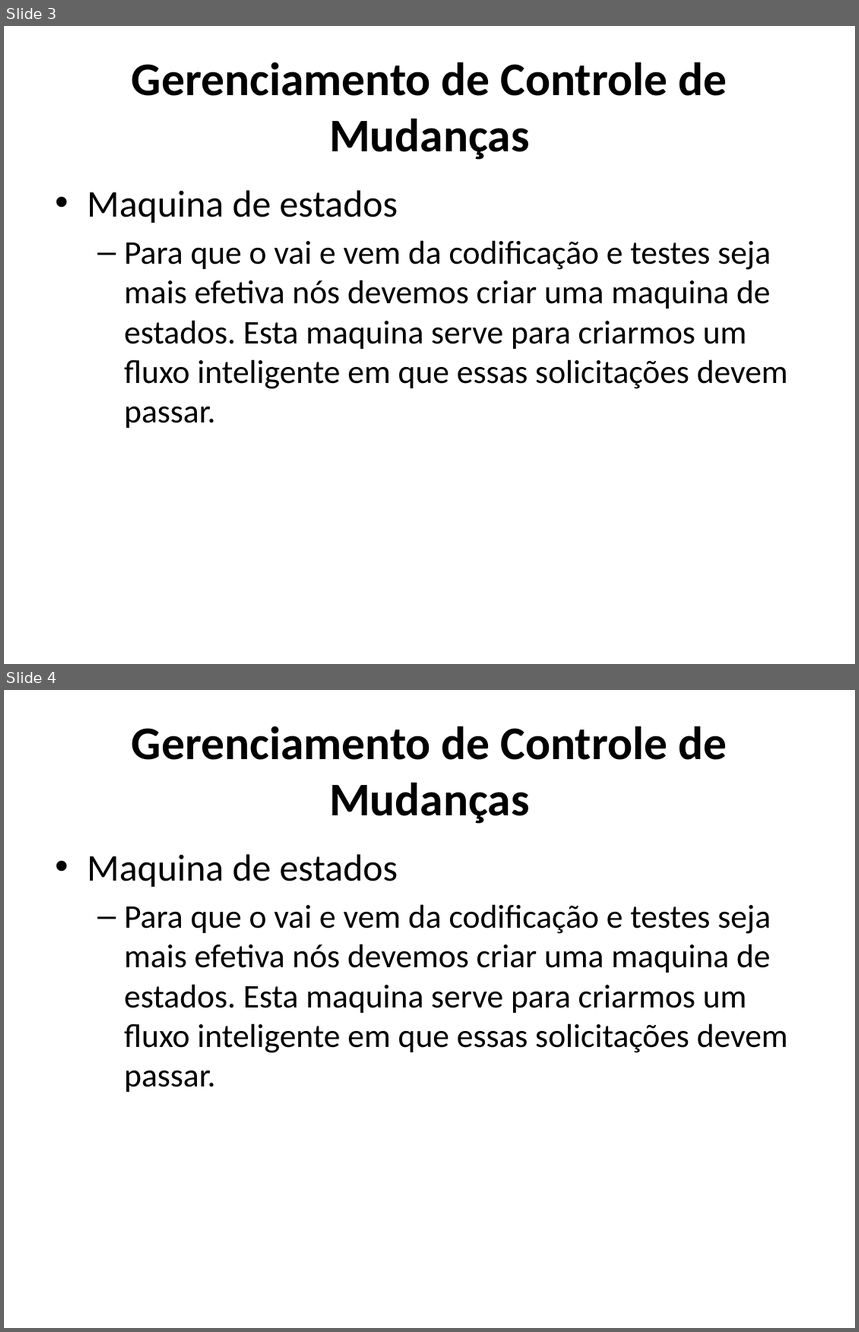
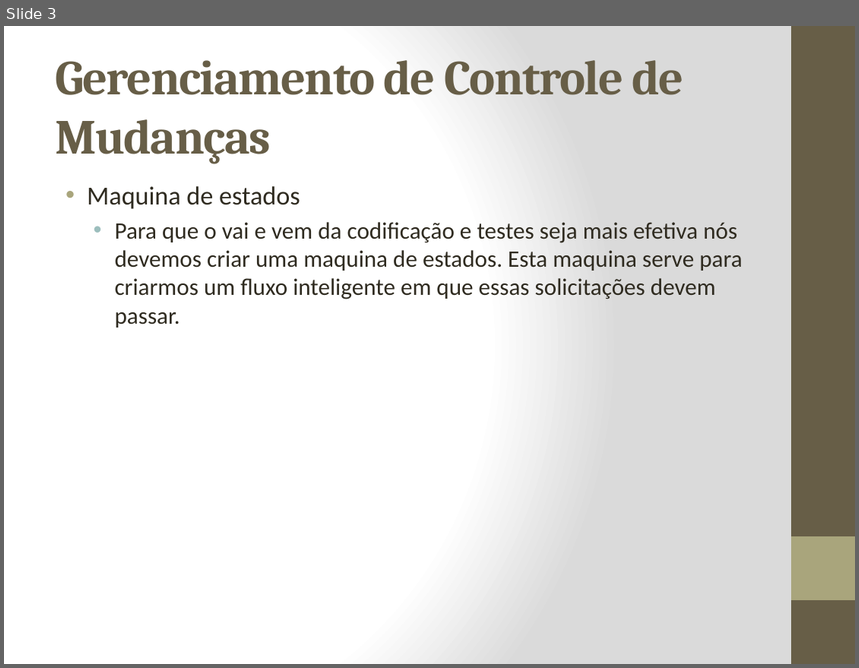
Before and after one commit to carlosneo/dotprojecteap, a slide deck: Dot Project EAP/4. System Management/Gerência de configuração/Gerencia de configuração e mudança de software.pptx. Shown one above the other, each under a label of ours: slides 3 and 4 before the commit, slide 3 after it. The pictures are 859x1332 and 859x668 pixels, drawn with LibreOffice and Linux fonts; fonts in the diff are those of the drawing. Boxes give left, top, right and bottom in pixels: in the first picture for what was removed or moved away, otherwise in the second. Text is boxed around its words. In the diff, an @@ line names an element or a change of style, - is before the commit and + after.

Commit message:
Atualização do documento DPEAP_PGC_20111201.doc       *portugues Atualização do documento Gerencia de configuração e mudança de software.pptx       *mais informações

```diff
--- a/Dot Project EAP/4. System Management/Gerência de configuração/Gerencia de configuração e mudança de software.pptx
+++ b/Dot Project EAP/4. System Management/Gerência de configuração/Gerencia de configuração e mudança de software.pptx
@@ slide 4 removed at (4,690,855,1328), background #FFFFFF @@
@@ title removed at (132,726,728,824) @@
-Gerenciamento de Controle de Mudanças
@@ text removed at (87,854,788,1092) @@
-• Maquina de estados
-  – Para que o vai e vem da codificação e testes seja mais efetiva nós devemos criar uma maquina de estados. Esta maquina serve para criarmos um fluxo inteligente em que essas solicitações devem passar.
@@ slide 3 changed as well @@
@@ background #FFFFFF to gradient #FFFFFF to #DADADA @@
@@ rectangle added at (791,26,855,664), fill #675E47 @@
@@ title "Gerenciamento de Controle de Mudanças" at (55,60,683,164): size 39.6 to 41.4 pt, font Calibri to Cambria, text colour #000000 to #675E47, letter spacing 0 to -1 pt; alignment centre to left @@
@@ text "Maquina de estados" at (87,186,742,328): size 32 to 22 pt in "Maquina de estados"; text colour #000000 to #2F2B20, size 28 to 20 pt; indent changed; less space between paragraphs; bullet – to • @@
@@ rectangle added at (791,537,855,601), fill #A9A57C @@
```
Also in this commit, not shown: 2 other slides changed, 7 slides added, 1 other file.
